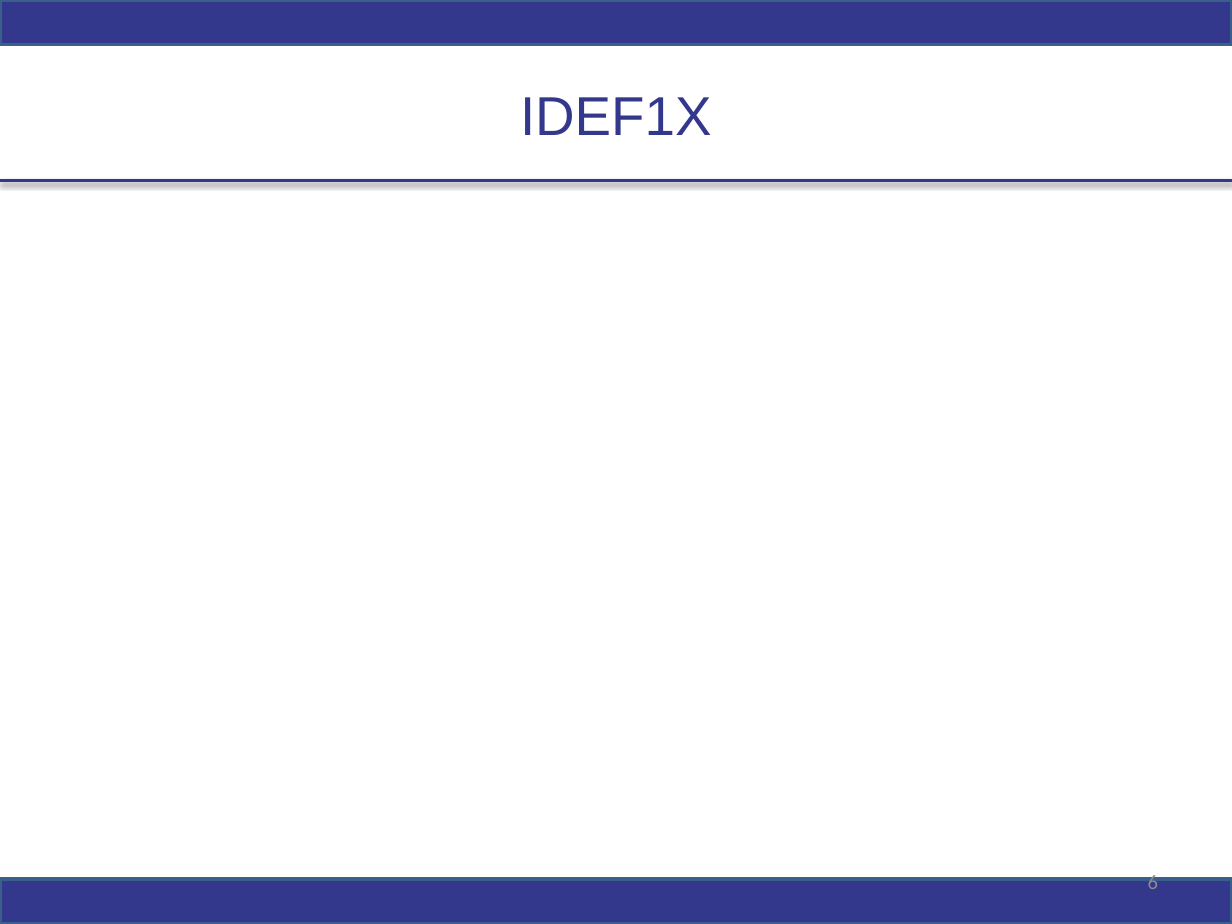
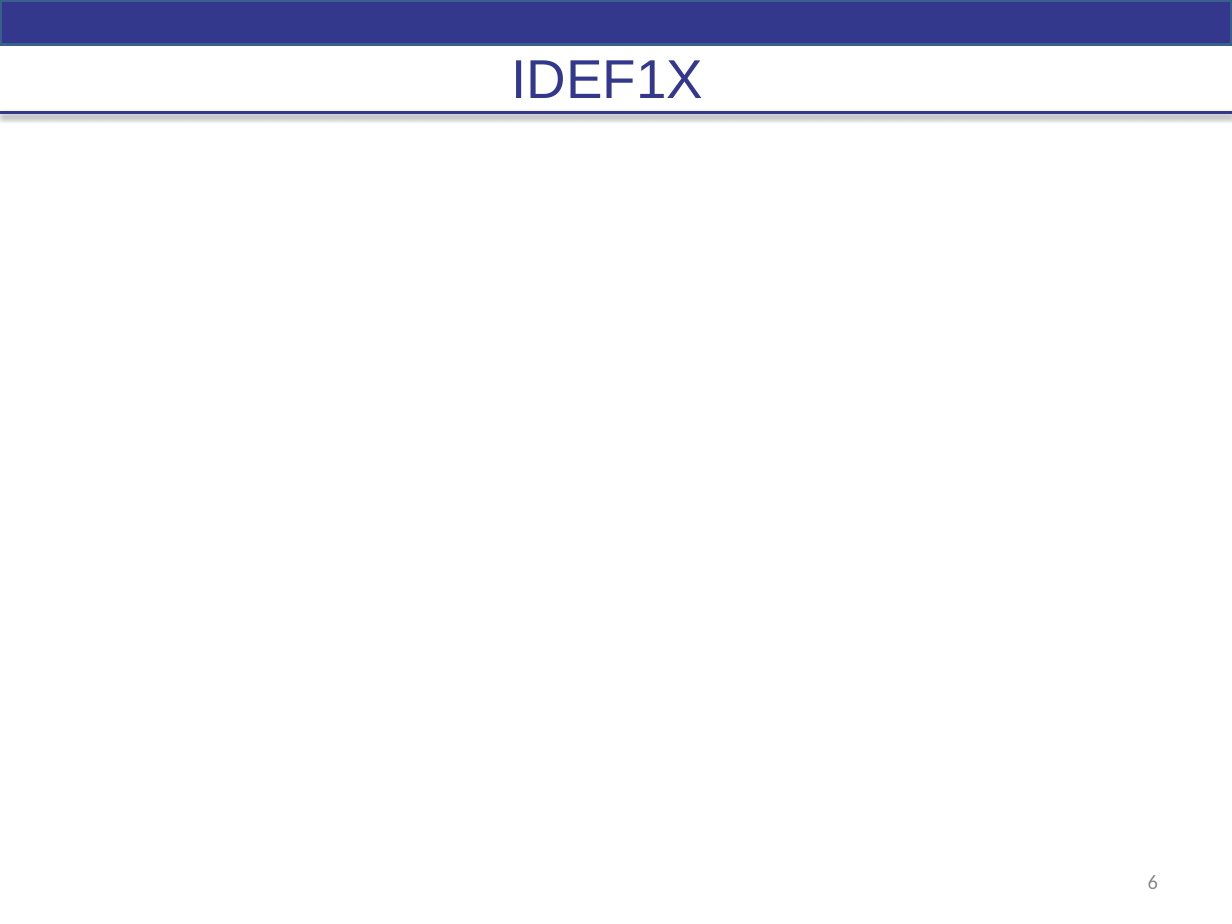
Before and after one commit to janelovesprogramming/EnergyThermo, a slide deck: slide 6 of Диплом/Диплом.pptx. Drawn at 1232x924 pixels with LibreOffice and Linux fonts; fonts in the diff are those of the drawing; background and template pictures are left out. Boxes give left, top, right and bottom in pixels: in the first picture for what was removed or moved away, otherwise in the second. Text is boxed around its words. In the diff, an @@ line names an element or a change of style, - is before the commit and + after.

Commit message:
Add idef1x

```diff
--- a/Диплом/Диплом.pptx
+++ b/Диплом/Диплом.pptx
@@ title "IDEF1X": place and size @@
-title "IDEF1X" at <box>520,97,712,135</box>
+title "IDEF1X" at <box>512,60,704,98</box>
@@ line moved from (0, 181) - (1232, 181) to (0, 113) - (1232, 113) @@
@@ rectangle removed at <box>0,880,1232,924</box> @@
```
Also in this commit, not shown: 1 other slide changed, 27 other files.
